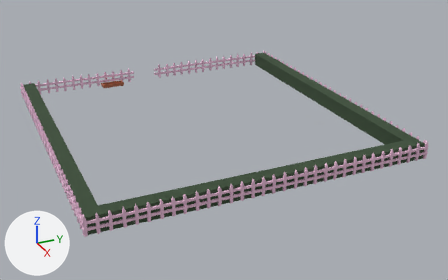
Renders of the glTF model level_editor/PigPen/PigPen.glb from each side of a commit.
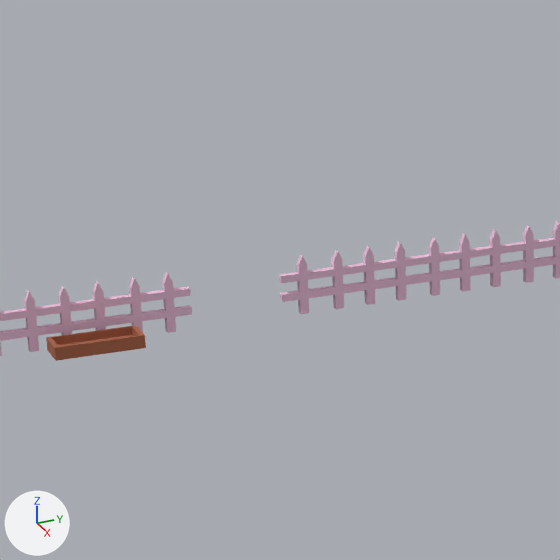
Old and new are each drawn whole from a camera (50 mm lens) standing at (141.3, -56.8, 64.1) and looking at (7.3, 3.5, -2.9) and again close up on the part from 20% to 49% of the width and 2% to 48% of the height. Lighting does not change. The marker at lower left points along +X, +Y and +Z. The older version's two pictures come first. Where no turn or scale is listed for an object, it has been applied to the vertices.

The older version as bpy lines, for what is in view:
```python
me_cube_027 = bpy.data.meshes.new('Cube.027')
me_cube_027.from_pydata(...)  # 2556 vertices, 4412 faces; spans x -81.0..0.3, y -12.8..67.5, z -1.8..2.5
me_cube_027.materials.append(mat_fencepink)  # pink #edc1dc
me_cube_066 = bpy.data.meshes.new('Cube.066')
me_cube_066.from_pydata(...)  # 16 vertices, 28 faces; spans x -1.16..1.16, y -3.17..3.17, z -1.16..-0.22
me_cube_066.materials.append(mat_clay)  # brown #aa6448
ob_claycube = bpy.data.objects.new('ClayCube', me_cube_066)
ob_claycube.location = (-37.02, -13.94, 1.31)
ob_fences = bpy.data.objects.new('Fences', me_cube_027)
ob_fences.location = (41.7, -27.82, 1.82)
```
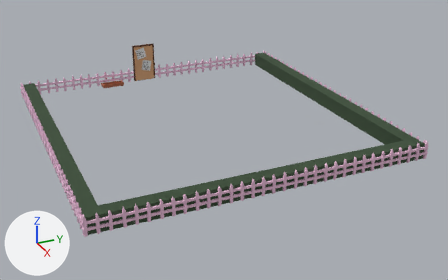
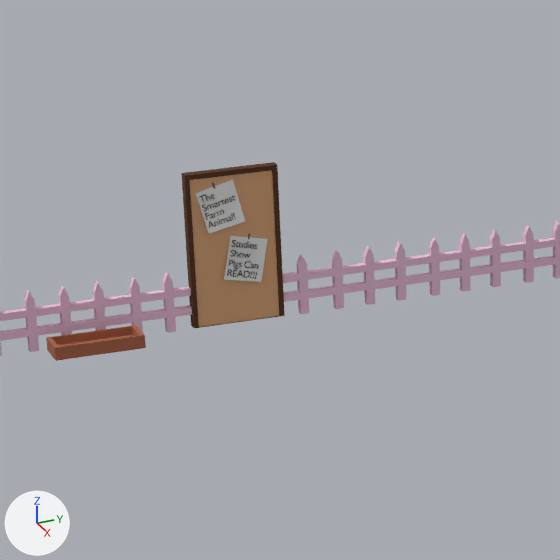
Pixel boxes [x1, y1, x2, y2] of what changed, in the close-ups (560 x 560 px):
'Door', added (beige)
    after: [190, 170, 279, 327]
'DoorFrame', added (brown)
    after: [181, 162, 285, 328]
'Paper1', added
    after: [196, 180, 245, 234]
'Paper2', added
    after: [224, 236, 268, 282]
'Message2', added
    after: [227, 240, 258, 279]
'Message1', added
    after: [199, 194, 236, 229]

What changed in the scene script:
```text
Add mat_blacktext:
    mat_blacktext = principled_material('BlackText')
    mat_blacktext.base_color = (0.0186, 0.00868, 0.0)  # black #251700
    mat_blacktext.roughness = 1.0
Add mat_paper:
    mat_paper = principled_material('Paper')
    mat_paper.base_color = (0.8, 0.8, 0.8)  # white #e7e7e7
    mat_paper.roughness = 1.0
Add mat_brownframe:
    mat_brownframe = principled_material('BrownFrame')
    mat_brownframe.base_color = (0.0956, 0.0326, 0.0112)  # brown #57331b
    mat_brownframe.roughness = 1.0
Add mat_fencewood:
    mat_fencewood = principled_material('FenceWood')
    mat_fencewood.base_color = (0.699, 0.383, 0.198)  # beige #daa67b
    mat_fencewood.roughness = 1.0
Add me_message1_002:
    me_message1_002.from_pydata(...)  # 4502 vertices, 8924 faces; spans x -0.01..0.01, y -0.41..1.93, z -2.57..0.45
    me_message1_002.materials.append(mat_blacktext)  # black #251700
Add me_plane_015:
    me_plane_015.from_pydata([(-0.33, -1.72, 2.26), (-0.14, -2.43, -0.81), (-0.34, 0.98, 1.68), (-0.15, 0.29, -1.35)], [], [(0, 1, 3), (0, 3, 2)])
    me_plane_015.materials.append(mat_paper)  # white #e7e7e7
Add me_message1:
    me_message1.from_pydata(...)  # 1844 vertices, 1808 faces; spans x 0.0, y -0.1..2.55, z -1.91..0.6
    me_message1.materials.append(mat_blacktext)  # black #251700
Add me_plane_001:
    me_plane_001.from_pydata([(-0.34, -2.56, 1.3), (-0.12, -1.86, -1.64), (-0.34, 0.15, 1.97), (-0.15, 0.86, -1.09)], [], [(0, 1, 3), (0, 3, 2)])
    me_plane_001.materials.append(mat_paper)  # white #e7e7e7
Add me_cube_064:
    me_cube_064.from_pydata(...)  # 24 vertices, 40 faces; spans x -3.47..3.25, y -1.0..1.0, z -1.0..10.12
    me_cube_064.materials.append(mat_brownframe)  # brown #57331b
Add me_cube_065:
    me_cube_065.from_pydata(...)  # a box spanning x -3.12..2.9, y -0.63..0.67, z -1.0..9.77
    me_cube_065.materials.append(mat_fencewood)  # beige #daa67b
Add ob_message2:
    ob_message2 = bpy.data.objects.new('Message2', me_message1_002)
    ob_message2.location = (-38.51, -3.46, 5.77)
Add ob_paper2:
    ob_paper2 = bpy.data.objects.new('Paper2', me_plane_015)
    ob_paper2.location = (-38.37, -1.68, 4.24)
Add ob_message1:
    ob_message1 = bpy.data.objects.new('Message1', me_message1)
    ob_message1.location = (-38.51, -5.47, 9.15)
Add ob_paper1:
    ob_paper1 = bpy.data.objects.new('Paper1', me_plane_001)
    ob_paper1.location = (-38.38, -3.16, 8.54)
Add ob_doorframe:
    ob_doorframe = bpy.data.objects.new('DoorFrame', me_cube_064)
    ob_doorframe.location = (-38.96, -3.01, 1.11)
    ob_doorframe.rotation_euler = (3.142, 0.0, -1.571)  # degrees (180, 0, -90)
    ob_doorframe.scale = (-1.0, -0.354, -1.0)
Add ob_door:
    ob_door = bpy.data.objects.new('Door', me_cube_065)
    ob_door.location = (-38.96, -3.01, 1.11)
    ob_door.rotation_euler = (3.142, 0.0, -1.571)  # degrees (180, 0, -90)
    ob_door.scale = (-1.0, -0.354, -1.0)
```
